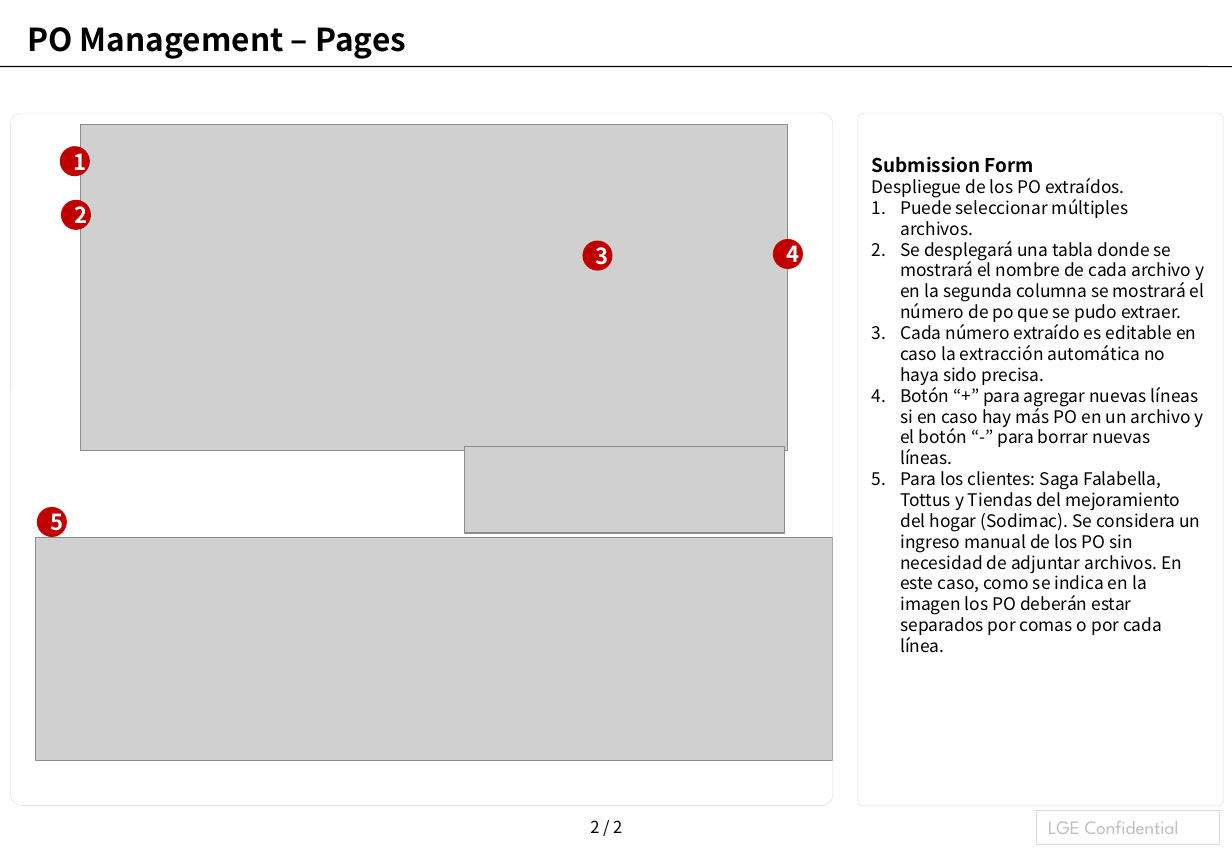
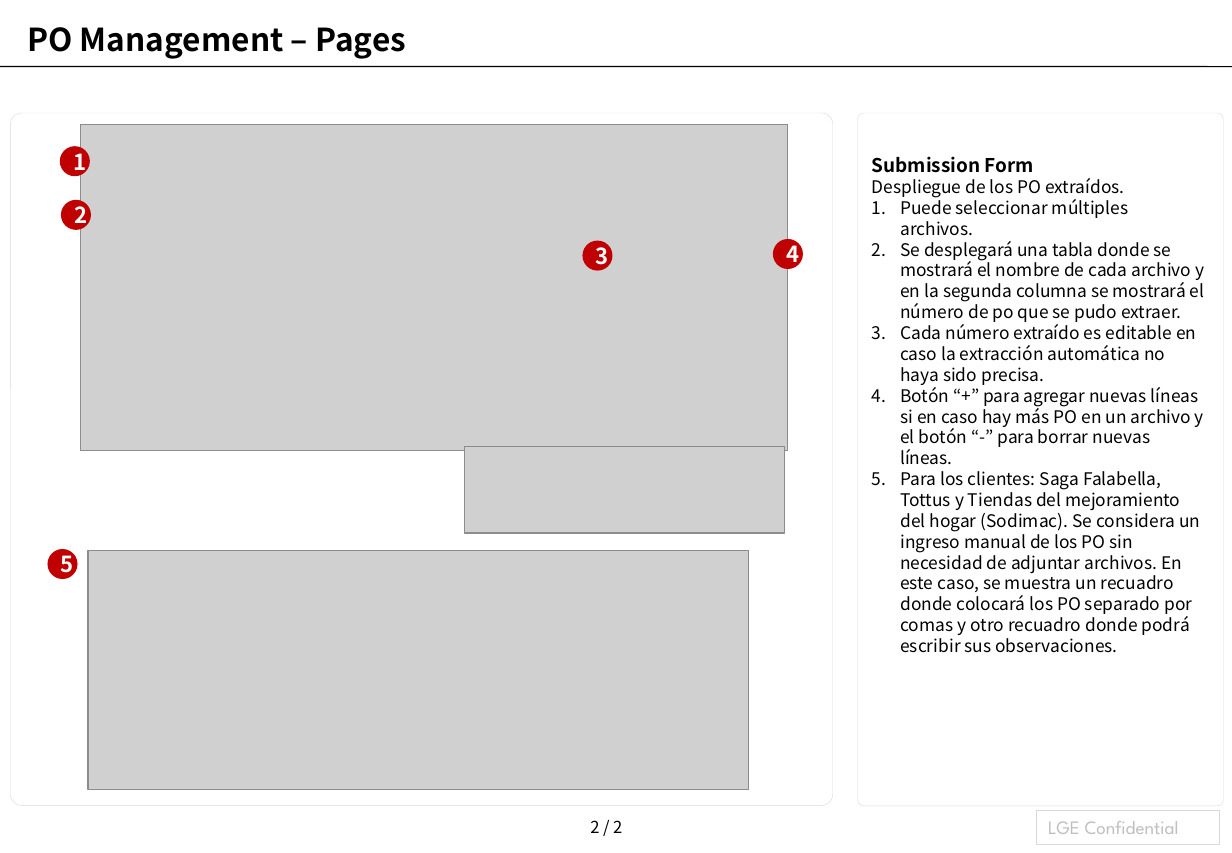
Before and after one commit to laparkaes/lgperu, a slide deck: slide 3 of user_manual/page/po_management/po_register_es.pptx. Drawn at 1232x853 pixels with LibreOffice and Linux fonts; fonts in the diff are those of the drawing; grey boxes stand for pictures. Boxes give left, top, right and bottom in pixels: in the first picture for what was removed or moved away, otherwise in the second. Text is boxed around its words. In the diff, an @@ line names an element or a change of style, - is before the commit and + after.

```diff
--- a/user_manual/page/po_management/po_register_es.pptx
+++ b/user_manual/page/po_management/po_register_es.pptx
@@ text at [900,471,1200,653]: text changed @@
-5. Para los clientes: Saga Falabella, Tottus y Tiendas del mejoramiento del hogar (Sodimac). Se considera un ingreso manual de los PO sin necesidad de adjuntar archivos. En este caso, como se indica en la imagen los PO deberán estar separados por comas o por cada línea.
+5. Para los clientes: Saga Falabella, Tottus y Tiendas del mejoramiento del hogar (Sodimac). Se considera un ingreso manual de los PO sin necesidad de adjuntar archivos. En este caso, se muestra un recuadro donde colocará los PO separado por comas y otro recuadro donde podrá escribir sus observaciones.
@@ ellipse "5": place and size @@
-ellipse "5" at [39,508,66,536]
+ellipse "5" at [49,551,76,578]
@@ picture: place and size @@
-picture at [35,538,833,761]
+picture at [88,551,749,789]
```
Also in this commit, not shown: 1 other slide changed, 6 other files.
